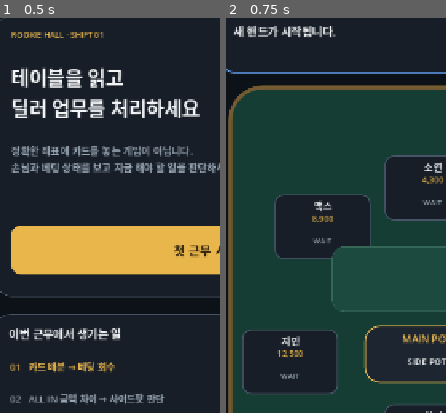
Above: before the commit, frames 1-2 (left to right).
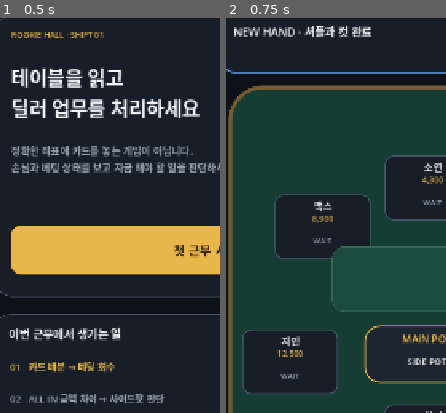
Above: after the commit, the same moments.

Repository: Queenrain9/lets-dealer
Game: Godot game, scene res://scenes/main.tscn
Two runs of this game, one before a commit and one after it. Both use one fixed random seed, a clock stepped at 60 frames per second and the inputs below.
Inputs:
- Up to frame 1 (0.5 s): no input
- Up to frame 2 (0.75 s): click "첫 근무 시작" at 0.5 s
The pictures show only the part of the screen within x 3-53%, y 11-61%; the shares and areas given below are measured in that part.

Frame 1 is identical in both runs. In frame 2, 1.3% of the frame differs, in the area x 3-66%, y 2-6%.
Error in both runs: Invalid access to property or key 'prompt' on a base object of type 'RefCounted (DealerTask)'. (res://scripts/gameplay/main_game.gd:652)

Commit message:
Replace quiz scenario with live table events

Diff:
--- a/scripts/gameplay/rookie_shift_scenario.gd
+++ b/scripts/gameplay/rookie_shift_scenario.gd
@@ -8,20 +8,18 @@
 	tasks.append(DealerTask.new({
 		"id": "deal",
 		"phase": "PREFLOP",
-		"headline": "새 핸드가 시작됩니다.",
-		"prompt": "셔플과 컷이 끝났습니다. 딜러가 가장 먼저 해야 할 일은?",
-		"choices": ["카드 배분", "팟 정리", "쇼다운"],
-		"correct_index": 0,
+		"headline": "NEW HAND · 셔플과 컷 완료",
+		"event_text": "6명의 플레이어가 딜을 기다리고 있습니다.",
 		"time_limit": 9.0,
 		"base_tip": 120,
-		"action_kind": "deal",
-		"success_text": "GOOD DEAL",
+		"expected_action": "deal",
+		"success_text": "FAST DEAL",
 		"state": {
 			"board_count": 0,
 			"main_pot": 0,
 			"side_pot": 0,
 			"request": "",
-			"seat_states": ["WAIT", "WAIT", "WAIT", "WAIT", "WAIT", "WAIT"],
+			"seat_states": ["READY", "READY", "READY", "READY", "READY", "READY"],
 			"bets": [0, 0, 0, 0, 0, 0],
 		},
 	}))
@@ -29,42 +27,19 @@
 	tasks.append(DealerTask.new({
 		"id": "preflop_collect",
 		"phase": "PREFLOP",
-		"headline": "프리플랍 액션 종료",
-		"prompt": "베팅이 끝났습니다. 테이블을 정리하려면 다음 업무는?",
-		"choices": ["베팅 회수", "플랍 오픈", "승자 지급"],
-		"correct_index": 0,
+		"headline": "소연 ALL IN 1,800 · 토니 CALL 4,300 · 찰리 CALL 4,300",
+		"event_text": "프리플랍 액션이 종료되었습니다.",
 		"time_limit": 8.0,
-		"base_tip": 140,
-		"action_kind": "collect",
-		"success_text": "POT 정리",
+		"base_tip": 180,
+		"expected_action": "pot",
+		"success_text": "MAIN + SIDE POT",
 		"state": {
 			"board_count": 0,
 			"main_pot": 0,
 			"side_pot": 0,
 			"request": "",
-			"seat_states": ["CALL 400", "CALL 400", "CALL 400", "FOLD", "CALL 400", "CALL 400"],
-			"bets": [400, 400, 400, 0, 400, 400],
-		},
-	}))
-
-	tasks.append(DealerTask.new({
-		"id": "sidepot_detect",
-		"phase": "PREFLOP",
-		"headline": "올인 발생 · 금액이 다릅니다.",
-		"prompt": "소연은 1,800 ALL IN, 토니와 찰리는 4,300까지 콜했습니다. 먼저 확인할 것은?",
-		"choices": ["사이드팟 분리", "바로 플랍 오픈", "소연에게 전부 지급"],
-		"correct_index": 0,
-		"time_limit": 9.0,
-		"base_tip": 180,
-		"action_kind": "sidepot",
-		"success_text": "SIDE POT READY",
-		"state": {
-			"board_count": 0,
-			"main_pot": 7400,
-			"side_pot": 5000,
-			"request": "",
 			"seat_states": ["FOLD", "FOLD", "ALL IN 1,800", "CALL 4,300", "FOLD", "CALL 4,300"],
-			"bets": [0, 0, 0, 0, 0, 0],
+			"bets": [0, 0, 1800, 4300, 0, 4300],
 			"highlight_seats": [2, 3, 5],
 		},
 	}))
@@ -72,17 +47,15 @@
 	tasks.append(DealerTask.new({
 		"id": "flop",
 		"phase": "FLOP",
-		"headline": "팟 정리 완료",
-		"prompt": "다음 스트리트를 진행할 차례입니다.",
-		"choices": ["번 + 플랍 오픈", "턴 오픈", "쇼다운"],
-		"correct_index": 0,
+		"headline": "MAIN 5,400 · SIDE 5,000",
+		"event_text": "토니와 찰리는 계속 플레이 중입니다.",
 		"time_limit": 8.0,
 		"base_tip": 130,
-		"action_kind": "flop",
+		"expected_action": "board",
 		"success_text": "FLOP OPEN",
 		"state": {
 			"board_count": 0,
-			"main_pot": 7400,
+			"main_pot": 5400,
 			"side_pot": 5000,
 			"request": "",
 			"seat_states": ["FOLD", "FOLD", "ALL IN", "ACTIVE", "FOLD", "ACTIVE"],
@@ -93,17 +66,15 @@
 	tasks.append(DealerTask.new({
 		"id": "flop_collect",
 		"phase": "FLOP",
-		"headline": "플랍 베팅 종료",
-		"prompt": "토니 1,200, 찰리 1,200. 다음 딜러 업무는?",
-		"choices": ["베팅 회수", "리버 오픈", "칩 교환"],
-		"correct_index": 0,
+		"headline": "토니 BET 1,200 · 찰리 CALL 1,200",
+		"event_text": "플랍 액션 종료.",
 		"time_limit": 7.0,
 		"base_tip": 140,
-		"action_kind": "collect",
+		"expected_action": "pot",
 		"success_text": "BET COLLECTED",
 		"state": {
 			"board_count": 3,
-			"main_pot": 7400,
+			"main_pot": 5400,
 			"side_pot": 5000,
 			"request": "",
 			"seat_states": ["FOLD", "FOLD", "ALL IN", "BET 1,200", "FOLD", "CALL 1,200"],
@@ -115,16 +86,14 @@
 		"id": "chip_change",
 		"phase": "SERVICE",
 		"headline": "토니가 딜러를 부릅니다.",
-		"prompt": "“5,000 칩을 잔칩으로 바꿔주세요.” 다음 스트리트 전에 처리할 업무는?",
-		"choices": ["칩 교환", "턴부터 오픈", "쇼다운 선언"],
-		"correct_index": 0,
+		"event_text": "“5,000 칩 하나만 잔칩으로 바꿔주세요.”",
 		"time_limit": 7.0,
 		"base_tip": 170,
-		"action_kind": "chip_change",
+		"expected_action": "chip_change",
 		"success_text": "CHIP CHANGE",
 		"state": {
 			"board_count": 3,
-			"main_pot": 7400,
+			"main_pot": 5400,
 			"side_pot": 7400,
 			"request": "토니 · 5,000 칩 교환 요청",
 			"seat_states": ["FOLD", "FOLD", "ALL IN", "REQUEST", "FOLD", "ACTIVE"],
@@ -136,17 +105,15 @@
 	tasks.append(DealerTask.new({
 		"id": "turn",
 		"phase": "TURN",
-		"headline": "요청 처리 완료",
-		"prompt": "테이블이 준비됐습니다. 다음 스트리트를 진행하세요.",
-		"choices": ["번 + 턴 오픈", "베팅 회수", "메인팟 지급"],
-		"correct_index": 0,
+		"headline": "칩 교환 완료 · 테이블 진행 대기",
+		"event_text": "토니와 찰리가 준비되었습니다.",
 		"time_limit": 7.0,
 		"base_tip": 130,
-		"action_kind": "turn",
+		"expected_action": "board",
 		"success_text": "TURN OPEN",
 		"state": {
 			"board_count": 3,
-			"main_pot": 7400,
+			"main_pot": 5400,
 			"side_pot": 7400,
 			"request": "",
 			"seat_states": ["FOLD", "FOLD", "ALL IN", "ACTIVE", "FOLD", "ACTIVE"],
@@ -157,17 +124,15 @@
 	tasks.append(DealerTask.new({
 		"id": "turn_collect",
 		"phase": "TURN",
-		"headline": "턴 베팅 종료",
-		"prompt": "토니가 2,000을 베팅했고 찰리가 콜했습니다.",
-		"choices": ["베팅 회수", "리버 오픈", "사이드팟 지급"],
-		"correct_index": 0,
+		"headline": "토니 BET 2,000 · 찰리 CALL 2,000",
+		"event_text": "턴 액션 종료.",
 		"time_limit": 7.0,
 		"base_tip": 150,
-		"action_kind": "collect",
+		"expected_action": "pot",
 		"success_text": "BET COLLECTED",
 		"state": {
 			"board_count": 4,
-			"main_pot": 7400,
+			"main_pot": 5400,
 			"side_pot": 7400,
 			"request": "",
 			"seat_states": ["FOLD", "FOLD", "ALL IN", "BET 2,000", "FOLD", "CALL 2,000"],
@@ -178,17 +143,15 @@
 	tasks.append(DealerTask.new({
 		"id": "river",
 		"phase": "RIVER",
-		"headline": "턴 팟 정리 완료",
-		"prompt": "마지막 커뮤니티 카드를 진행할 차례입니다.",
-		"choices": ["번 + 리버 오픈", "쇼다운", "카드 재배분"],
-		"correct_index": 0,
+		"headline": "MAIN 5,400 · SIDE 11,400",
+		"event_text": "마지막 스트리트 진행 대기.",
 		"time_limit": 7.0,
 		"base_tip": 130,
-		"action_kind": "river",
+		"expected_action": "board",
 		"success_text": "RIVER OPEN",
 		"state": {
 			"board_count": 4,
-			"main_pot": 7400,
+			"main_pot": 5400,
 			"side_pot": 11400,
 			"request": "",
 			"seat_states": ["FOLD", "FOLD", "ALL IN", "ACTIVE", "FOLD", "ACTIVE"],
@@ -199,17 +162,15 @@
 	tasks.append(DealerTask.new({
 		"id": "river_collect",
 		"phase": "RIVER",
-		"headline": "리버 액션 종료",
-		"prompt": "찰리가 1,500을 베팅했고 토니가 콜했습니다.",
-		"choices": ["베팅 회수", "소연에게 전액 지급", "새 핸드 시작"],
-		"correct_index": 0,
+		"headline": "찰리 BET 1,500 · 토니 CALL 1,500",
+		"event_text": "리버 액션 종료. 세 플레이어의 핸드가 공개됩니다.",
 		"time_limit": 7.0,
 		"base_tip": 150,
-		"action_kind": "collect",
+		"expected_action": "pot",
 		"success_text": "FINAL BET COLLECTED",
 		"state": {
 			"board_count": 5,
-			"main_pot": 7400,
+			"main_pot": 5400,
 			"side_pot": 11400,
 			"request": "",
 			"seat_states": ["FOLD", "FOLD", "ALL IN", "CALL 1,500", "FOLD", "BET 1,500"],
@@ -220,44 +181,44 @@
 	tasks.append(DealerTask.new({
 		"id": "main_payout",
 		"phase": "SHOWDOWN",
-		"headline": "SHOWDOWN · 메인팟",
-		"prompt": "소연 A♠ K♠ · 토니 Q♦ Q♣ · 찰리 J♣ 10♣. 메인팟 7,400의 승자는?",
-		"choices": ["소연", "토니", "찰리"],
-		"correct_index": 0,
+		"headline": "MAIN POT 5,400",
+		"event_text": "소연 A♠ A♥ · 토니 9♠ 9♥ · 찰리 K♣ J♣",
 		"time_limit": 10.0,
 		"base_tip": 220,
-		"action_kind": "main_payout",
+		"expected_action": "payout",
 		"success_text": "MAIN POT → 소연",
+		"target_seat": 2,
 		"state": {
 			"board_count": 5,
-			"main_pot": 7400,
+			"main_pot": 5400,
 			"side_pot": 14400,
-			"request": "메인팟과 사이드팟의 eligible player가 다릅니다.",
-			"seat_states": ["FOLD", "FOLD", "A♠ K♠", "Q♦ Q♣", "FOLD", "J♣ 10♣"],
+			"request": "",
+			"seat_states": ["FOLD", "FOLD", "A♠ A♥", "9♠ 9♥", "FOLD", "K♣ J♣"],
 			"bets": [0, 0, 0, 0, 0, 0],
 			"highlight_seats": [2, 3, 5],
+			"eligible_seats": [2, 3, 5],
 		},
 	}))
 
 	tasks.append(DealerTask.new({
 		"id": "side_payout",
 		"phase": "SHOWDOWN",
-		"headline": "SHOWDOWN · 사이드팟",
-		"prompt": "소연은 ALL IN이라 사이드팟 대상이 아닙니다. 14,400은 누구에게 지급?",
-		"choices": ["소연", "토니", "찰리"],
-		"correct_index": 2,
+		"headline": "SIDE POT 14,400",
+		"event_text": "소연은 ALL IN 금액을 초과한 사이드팟에는 참여하지 않습니다.",
 		"time_limit": 9.0,
 		"base_tip": 260,
-		"action_kind": "side_payout",
+		"expected_action": "payout",
 		"success_text": "SIDE POT → 찰리",
+		"target_seat": 5,
 		"state": {
 			"board_count": 5,
 			"main_pot": 0,
 			"side_pot": 14400,
-			"request": "SIDE POT eligible: 토니 / 찰리",
-			"seat_states": ["FOLD", "FOLD", "MAIN WIN", "SIDE LOSE", "FOLD", "SIDE WIN"],
+			"request": "",
+			"seat_states": ["FOLD", "FOLD", "MAIN WIN", "9♠ 9♥", "FOLD", "K♣ J♣"],
 			"bets": [0, 0, 0, 0, 0, 0],
 			"highlight_seats": [3, 5],
+			"eligible_seats": [3, 5],
 		},
 	}))
 
